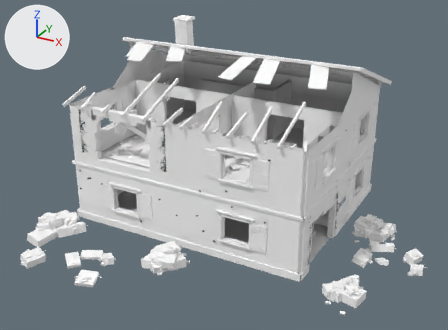
A saved change to the glTF model assets/models/buildings/old_house_7.glb.
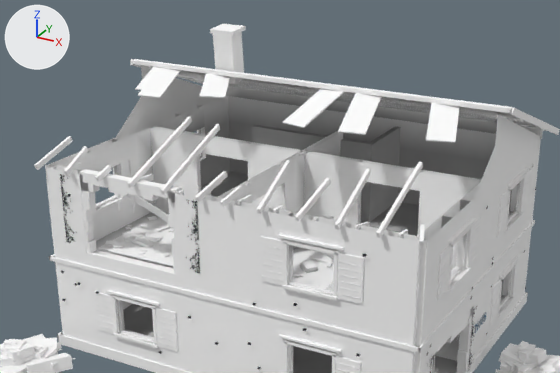
Old and new are each drawn whole from a 50 mm lens placed at (14.1, -26.4, 15.3), pointed at (0.8, -2.2, 3.2) and again close up on the part from 9% to 88% of the width and 0% to 71% of the height. Arrows for +X, +Y and +Z are at upper left; the lights stay in place. The last two pictures show the newer version. Vertices at exactly the same position are counted once.

Names of what the first close-up shows: 'old_house_7'.
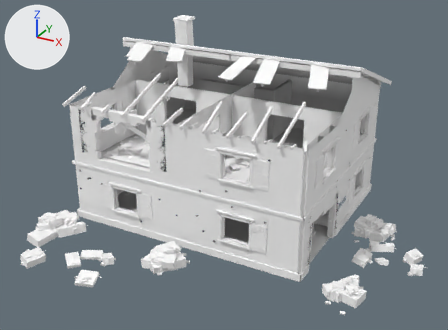
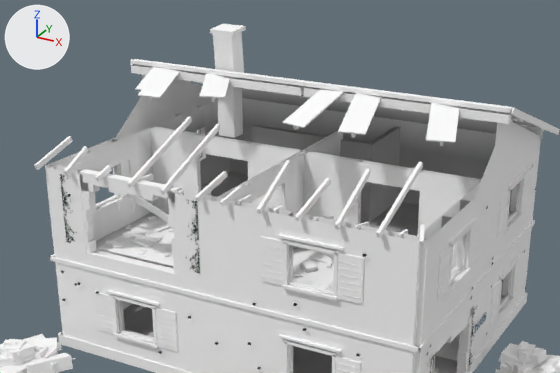
Location of each change, [x1, y1, x2, y2] in pixels of the close-ups (560 x 373 px):
part 1 of me_old_house_7, added: after [131, 64, 304, 96]
part 2 of me_old_house_7, added: after [304, 87, 511, 124]
part 3 of me_old_house_7, added: after [218, 86, 243, 138]

The edits, one by one:
me_old_house_7 is used by ob_old_house_7; location (0.0, 0.0, 0.0).
me_old_house_7 had 11590 vertices, 16735 faces and spanned x -7.4..10.8, y -10.0..8.1, z -0.2..9.5.
me_old_house_7 now has 11674 vertices, 16851 faces and spans x -7.4..10.8, y -10.0..8.1, z -0.2..9.5.
me_old_house_7 part 1: the loose piece of 8 vertices spanning x -6.5..6.5, y -0.1..0.1, z 8.1..8.2 is copied, and the copy is scaled about its middle by (0.496, 0.909, 2.17), then moved by (-3.3, 0.0, -0.2); it spans x -6.5..-0.1, y -0.1..0.1, z 7.8..8.1.
me_old_house_7 part 2: the loose piece of 8 vertices spanning x -6.5..6.5, y -0.1..0.1, z 8.1..8.2 is copied, and the copy is scaled about its middle by (0.496, 0.909, 2.17), then moved by (3.3, 0.0, -0.2); it spans x 0.1..6.5, y -0.1..0.1, z 7.8..8.1.
me_old_house_7 part 3: a new loose piece, a box spanning x -3.31..-2.69, y 0.24..0.76, z 6.0..8.0, in mat_kit_atlas.
Other edits to the shape of me_old_house_7 do not show in these pictures.
